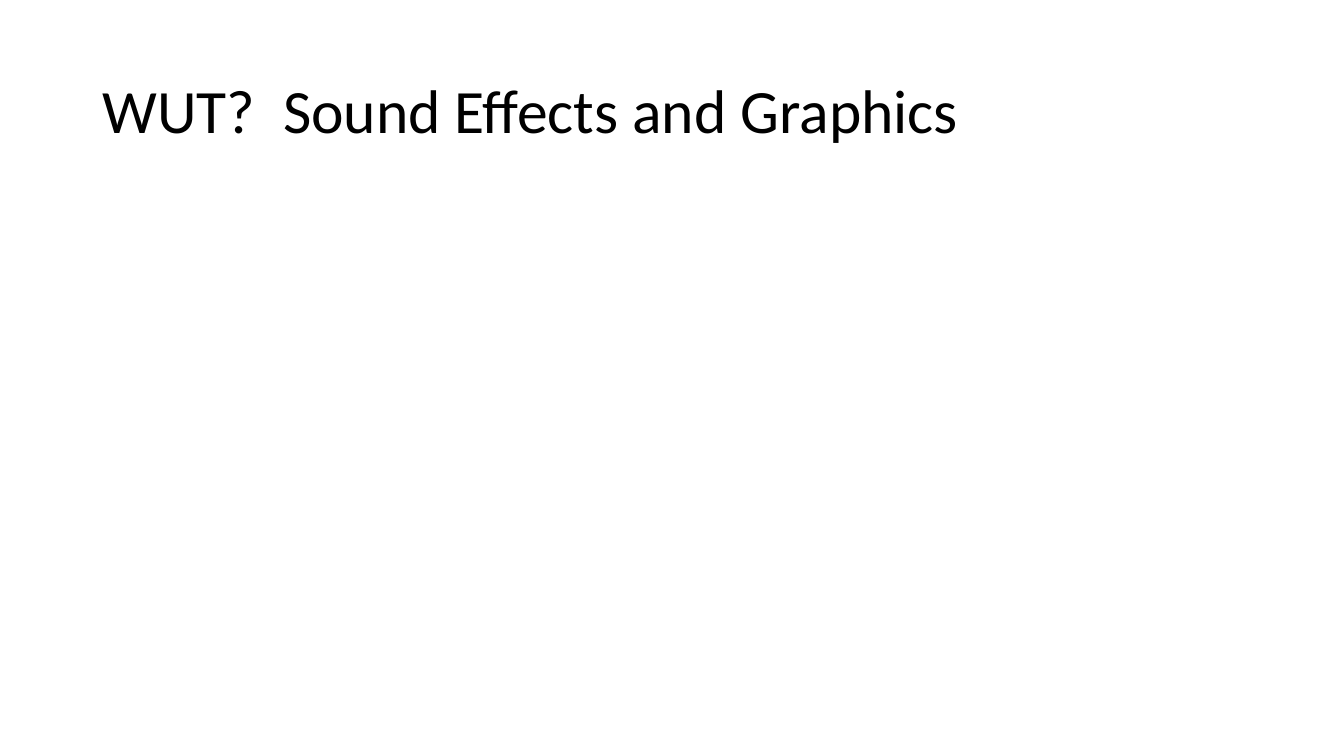
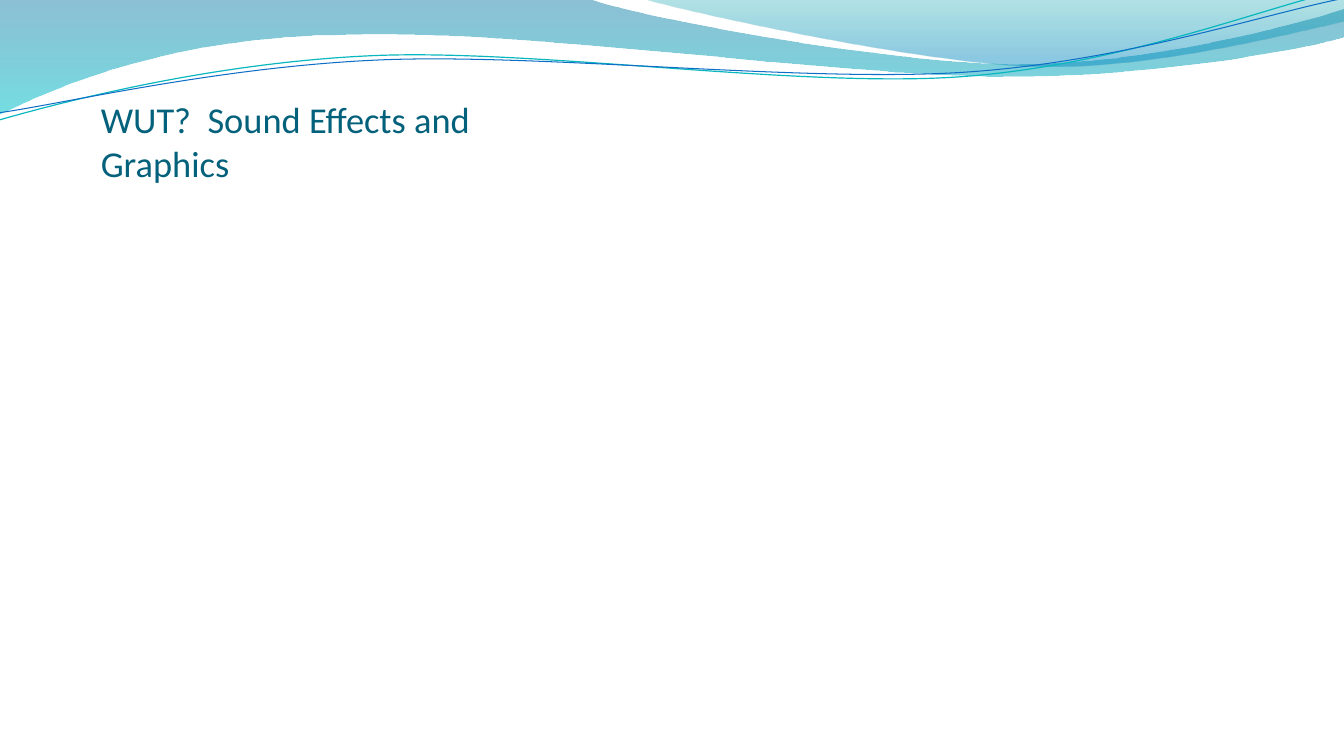
Before and after one commit to cwzero/Trivia, a slide deck: slide 7 of WUTDemo.pptx. Drawn at 1344x756 pixels with LibreOffice and Linux fonts; fonts in the diff are those of the drawing; background and template pictures are left out. Boxes give left, top, right and bottom in pixels: in the first picture for what was removed or moved away, otherwise in the second. Text is boxed around its words. In the diff, an @@ line names an element or a change of style, - is before the commit and + after.

```diff
--- a/WUTDemo.pptx
+++ b/WUTDemo.pptx
@@ freeform shape added at <box>0,0,1344,114</box>, fill gradient #0074A1 to #00C6CF @@
@@ freeform shape added at <box>0,0,1344,125</box>, outline #0AB8BF 0.85 pt @@
@@ freeform shape added at <box>0,0,1344,120</box>, outline #0F6FC6 0.75 pt @@
@@ freeform shape added at <box>644,0,1344,70</box>, fill gradient #00A1A9 to #008BBF @@
@@ title "WUT? Sound Effects and Graphics": place and size @@
-title "WUT? Sound Effects and Graphics" at <box>102,90,958,143</box>
+title "WUT? Sound Effects and Graphics" at <box>101,107,470,183</box>
@@ title "WUT? Sound Effects and Graphics" at <box>101,107,470,183</box>: size 44 to 26 pt, text colour #000000 to #04617B; line spacing 0.9 to 1; vertical alignment middle to bottom @@
```
Also in this commit, not shown: 6 other slides changed, 2 slides added, 2 slides removed, 22 other files.
